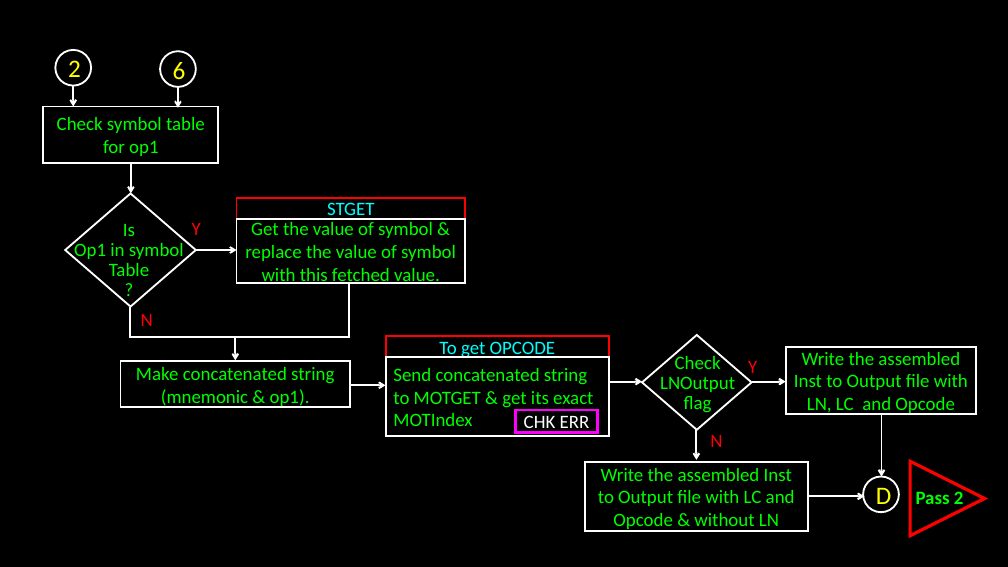
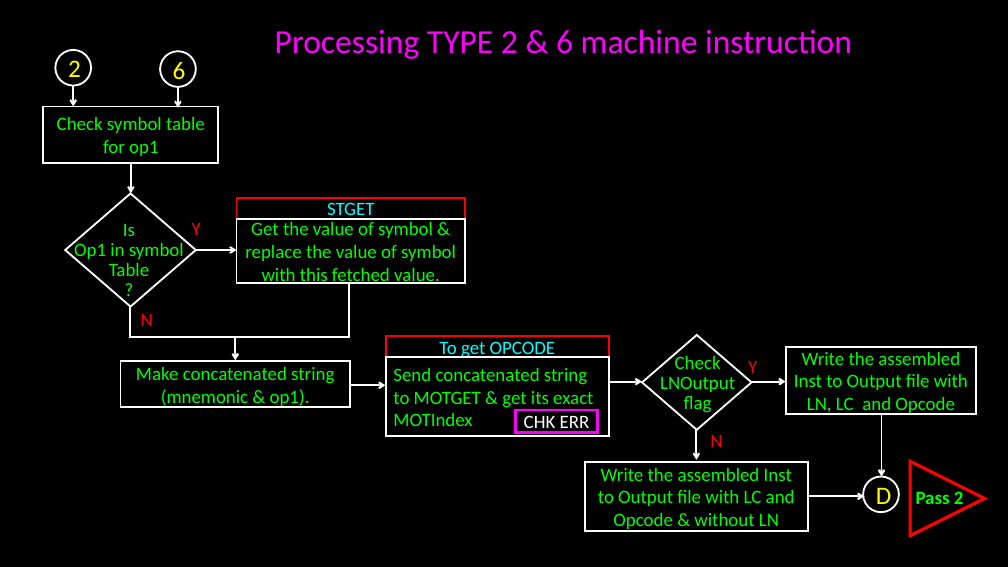
Before and after one commit to bondeabhijeet/8085, a slide deck: slide 5 of Pass 1 8085.pptx. Drawn at 1008x567 pixels with LibreOffice and Linux fonts; fonts in the diff are those of the drawing. Boxes give left, top, right and bottom in pixels: in the first picture for what was removed or moved away, otherwise in the second. Text is boxed around its words. In the diff, an @@ line names an element or a change of style, - is before the commit and + after.

```diff
--- a/Pass 1 8085.pptx
+++ b/Pass 1 8085.pptx
@@ text added at (275,29,852,59), 32 pt, text #FF00FF @@
+Processing TYPE 2 & 6 machine instruction
```
Also in this commit, not shown: 16 other slides changed, 1 slide added, 10 other files.
